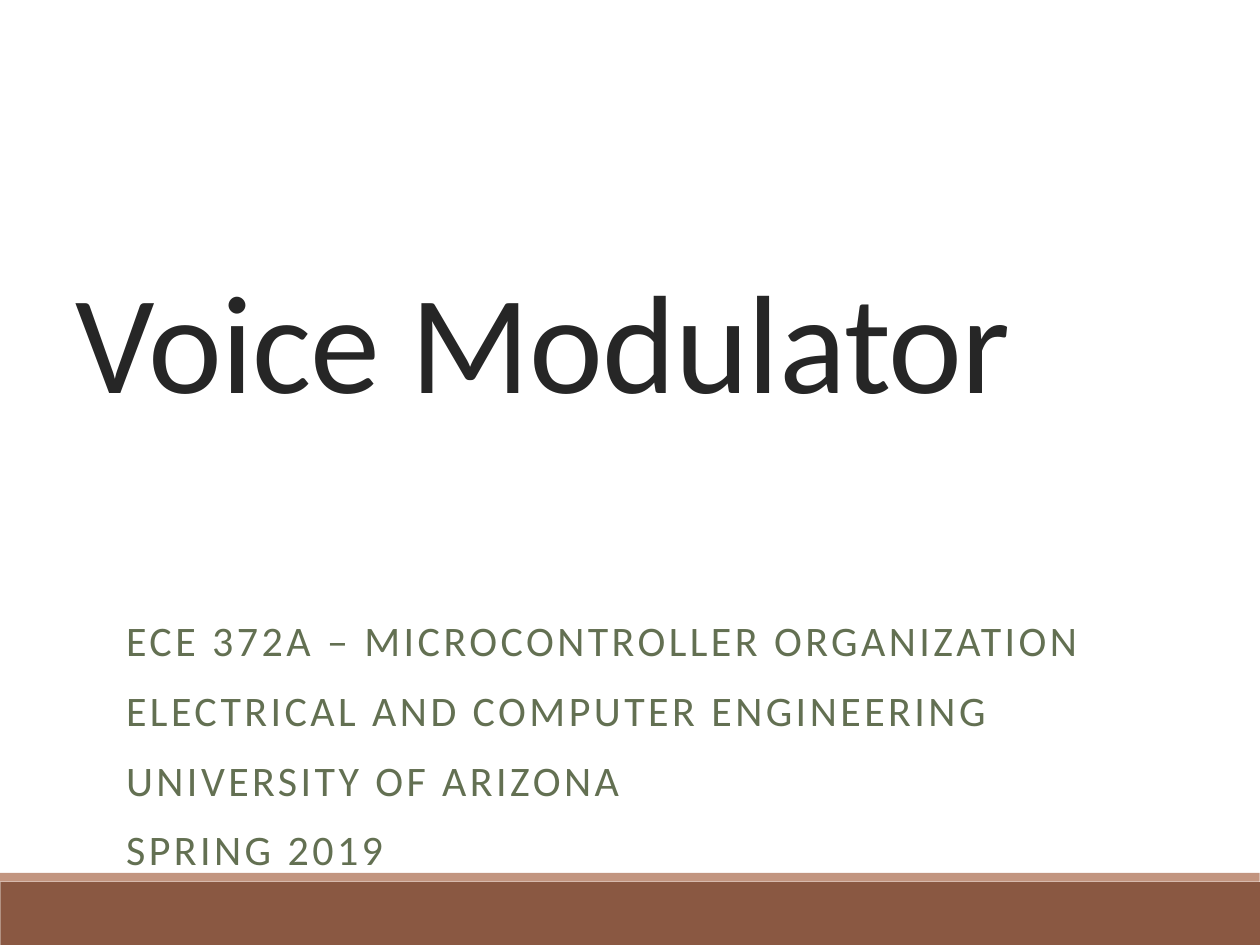
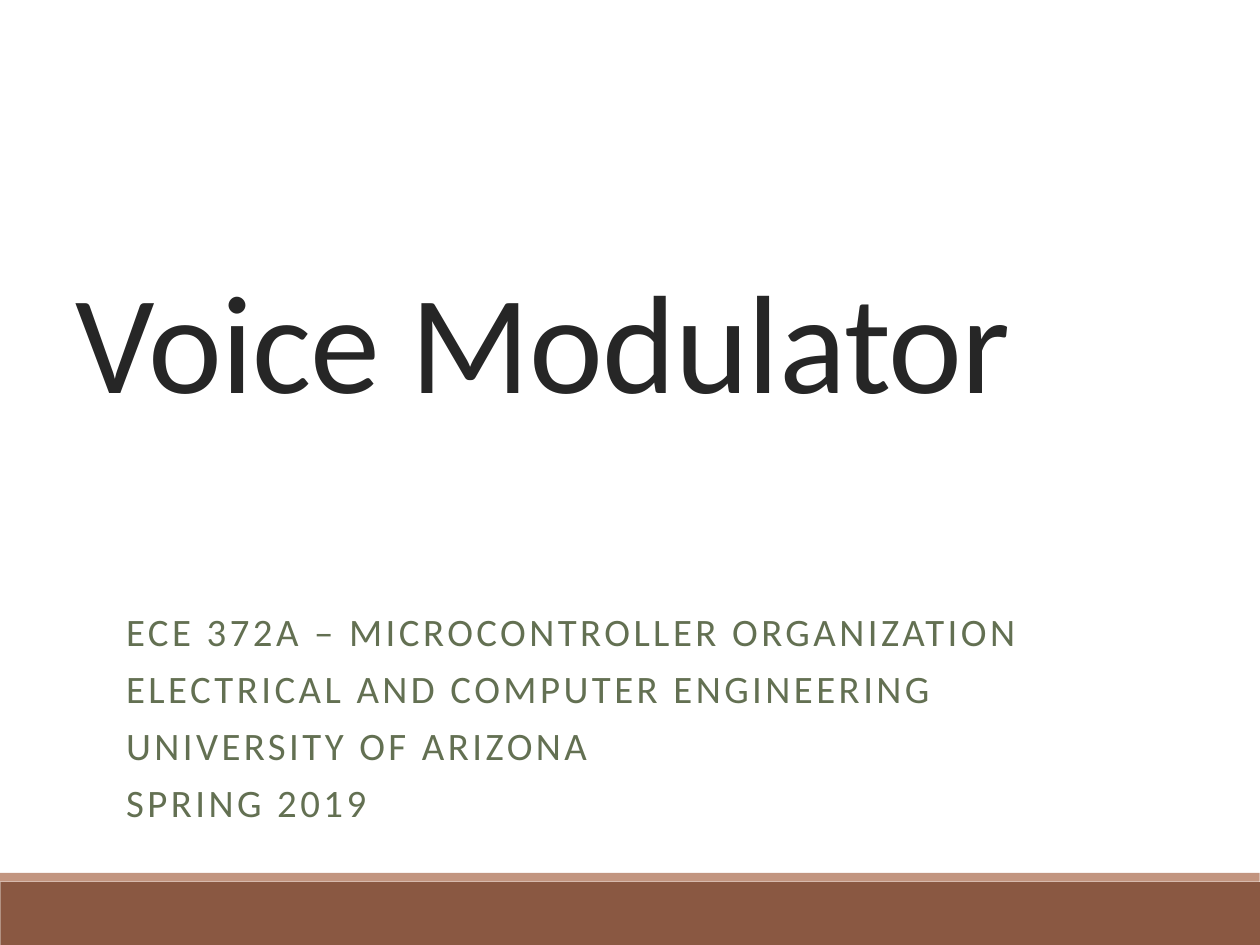
Before and after one commit to lvoytek/VoiceModulator, a slide deck: slide 1 of Proposal/FinalProposal.pptx. Drawn at 1260x945 pixels with LibreOffice and Linux fonts; fonts in the diff are those of the drawing. Boxes give left, top, right and bottom in pixels: in the first picture for what was removed or moved away, otherwise in the second. Text is boxed around its words. In the diff, an @@ line names an element or a change of style, - is before the commit and + after.

```diff
--- a/Proposal/FinalProposal.pptx
+++ b/Proposal/FinalProposal.pptx
@@ text "ECE 372A – MICROCONTROLLER ORGANIZATION" at (x1=126, y1=621, x2=1015, y2=818): size 24 to 22.2 pt; line spacing 0.9 to 0.7 @@
```
Also in this commit, not shown: 1 other slide changed.
